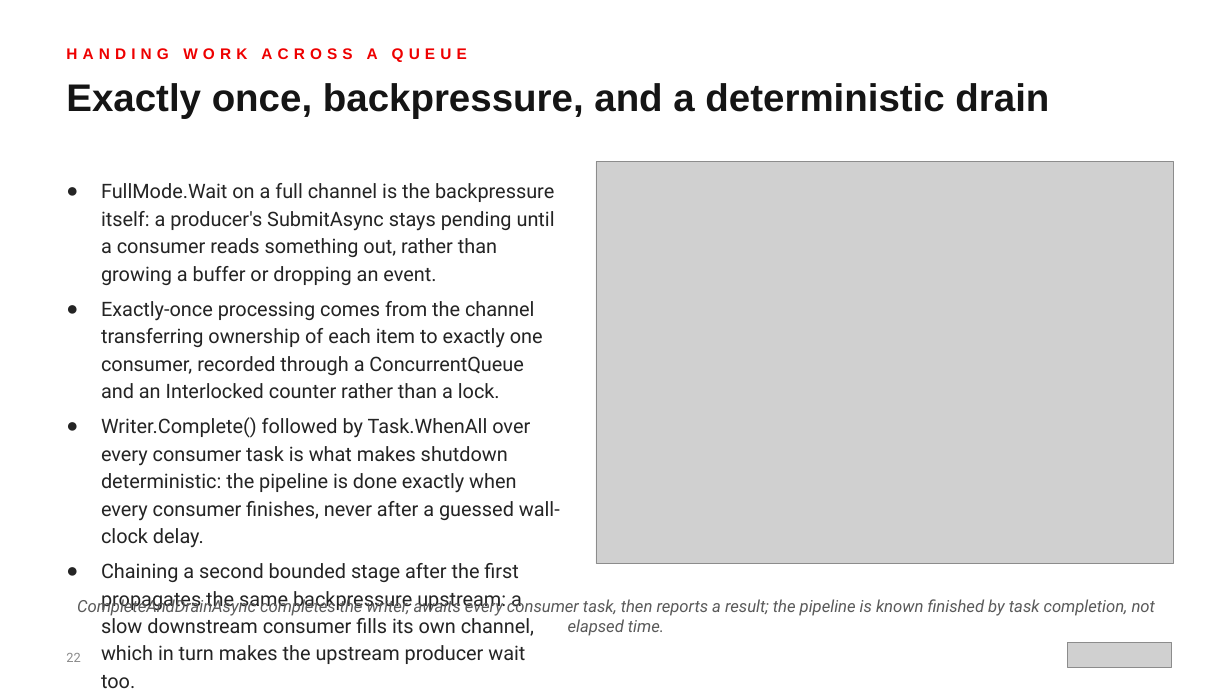
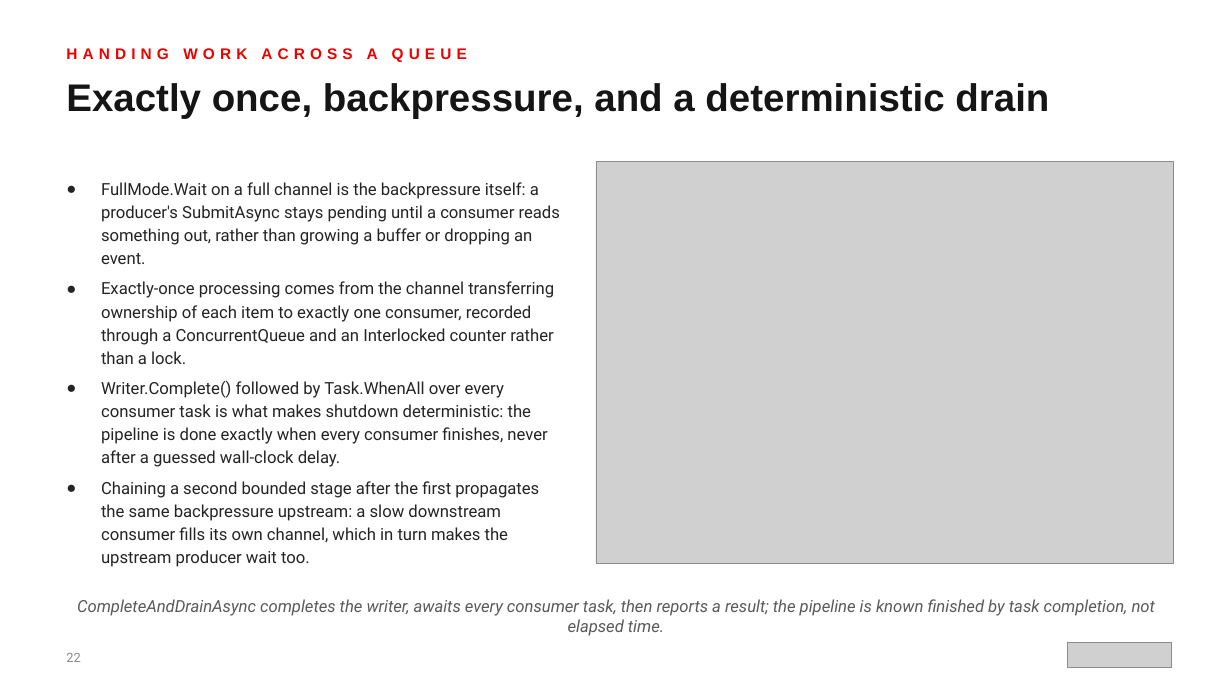
Before and after one commit to patterncatalyst/csharp-design-patterns, a slide deck: slide 22 of presentation/csharp-design-patterns-401-concurrency-patterns.pptx. Drawn at 1232x693 pixels with LibreOffice and Linux fonts; fonts in the diff are those of the drawing; grey boxes stand for pictures. Boxes give left, top, right and bottom in pixels: in the first picture for what was removed or moved away, otherwise in the second. Text is boxed around its words. In the diff, an @@ line names an element or a change of style, - is before the commit and + after.

Commit message:
fix(r28): deck 401 QA — patternSlide fontSize param, clear bullet overflow on slides 22/32

```diff
--- a/presentation/csharp-design-patterns-401-concurrency-patterns.pptx
+++ b/presentation/csharp-design-patterns-401-concurrency-patterns.pptx
@@ text "FullMode.Wait on a full channel ..." at (x1=101, y1=182, x2=560, y2=567): size 15.5 to 13 pt @@
```
Also in this commit, not shown: 1 other slide changed, 1 other file.
